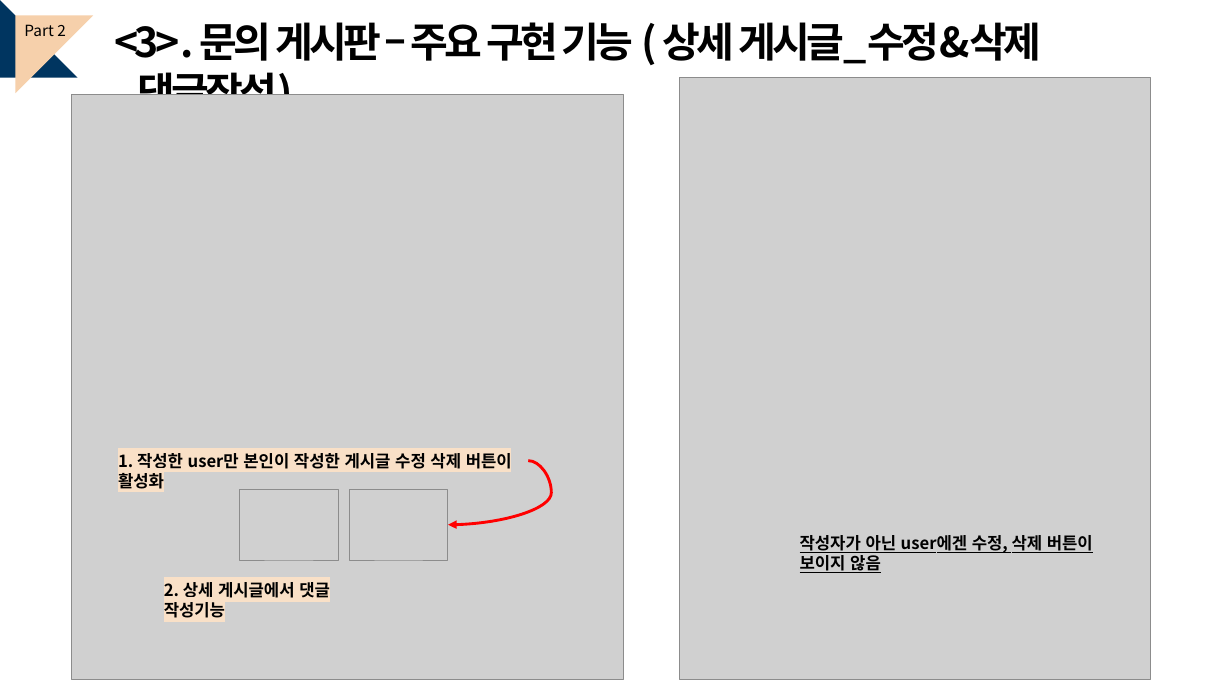
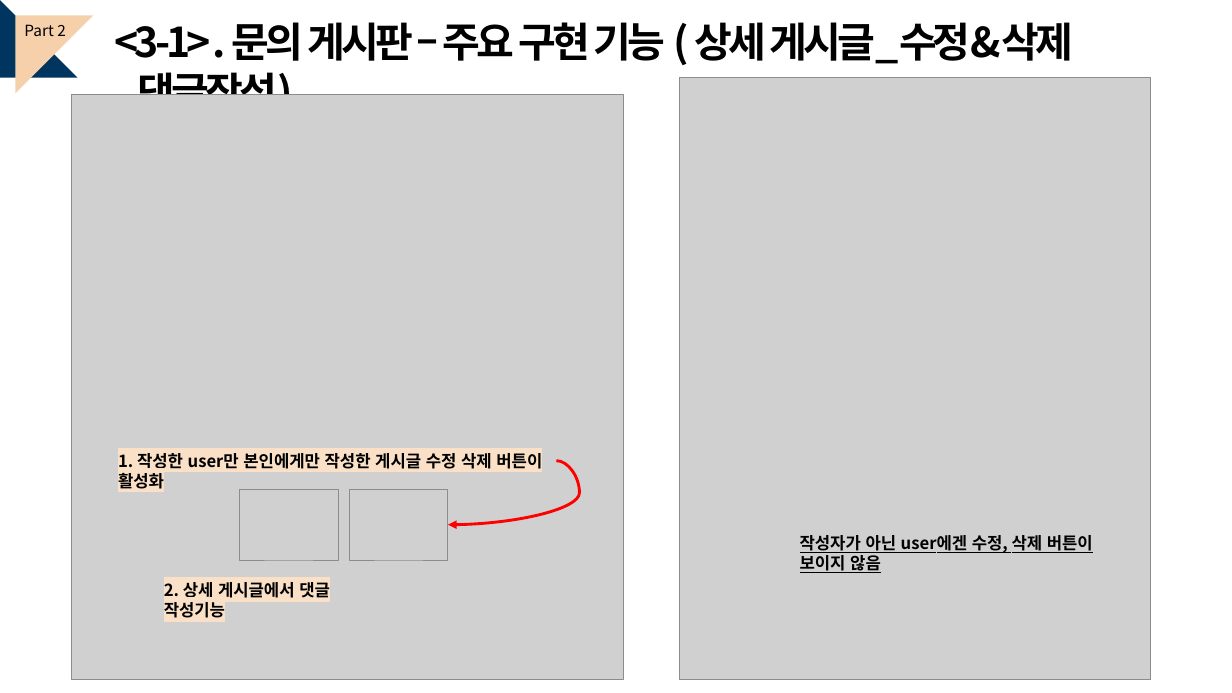
Before and after one commit to kwonminji-v/FinalProject_Book, a slide deck: slide 10 of 프로젝트 ppt/최종 ppt 템플릿.pptx (slide 12 before the commit). Drawn at 1232x693 pixels with LibreOffice and Linux fonts; fonts in the diff are those of the drawing; grey boxes stand for pictures. Boxes give left, top, right and bottom in pixels: in the first picture for what was removed or moved away, otherwise in the second. Text is boxed around its words. In the diff, an @@ line names an element or a change of style, - is before the commit and + after.

```diff
--- a/프로젝트 ppt/최종 ppt 템플릿.pptx
+++ b/프로젝트 ppt/최종 ppt 템플릿.pptx
@@ text at <box>114,22,1073,95</box>: text changed @@
-<3> . 문의 게시판 – 주요 구현 기능 ( 상세 게시글_수정&삭제_댓글작성)
+<3-1> . 문의 게시판 – 주요 구현 기능 ( 상세 게시글_수정&삭제_댓글작성)
@@ text at <box>118,453,542,489</box>: text changed @@
-1. 작성한 user만 본인이 작성한 게시글 수정 삭제 버튼이 활성화
+1. 작성한 user만 본인에게만 작성한 게시글 수정 삭제 버튼이 활성화
@@ curved arrow moved from (529, 461) - (448, 525) to (556, 461) - (448, 525) @@
```
Also in this commit, not shown: 12 other slides changed, 10 slides added, 15 slides removed, 25 other files.
